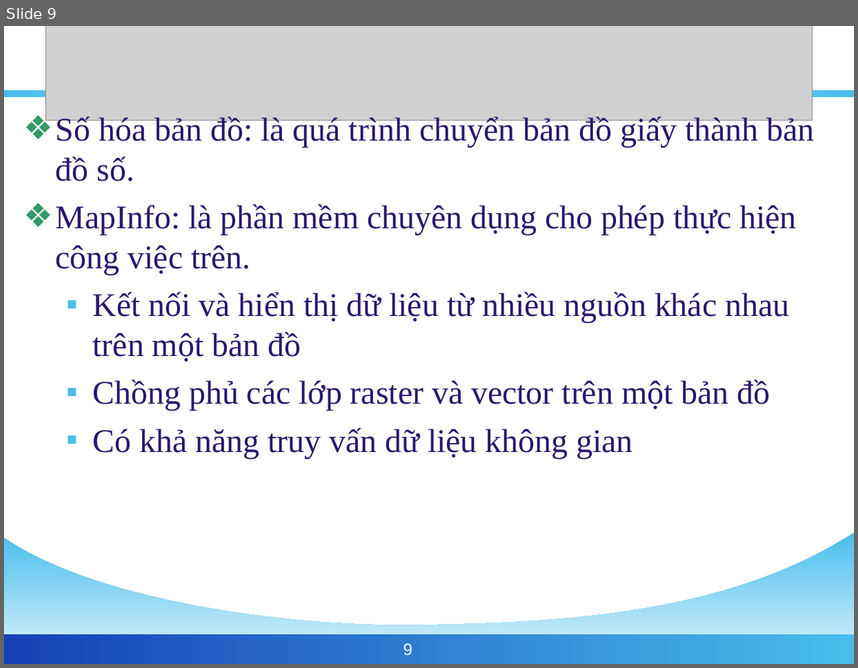
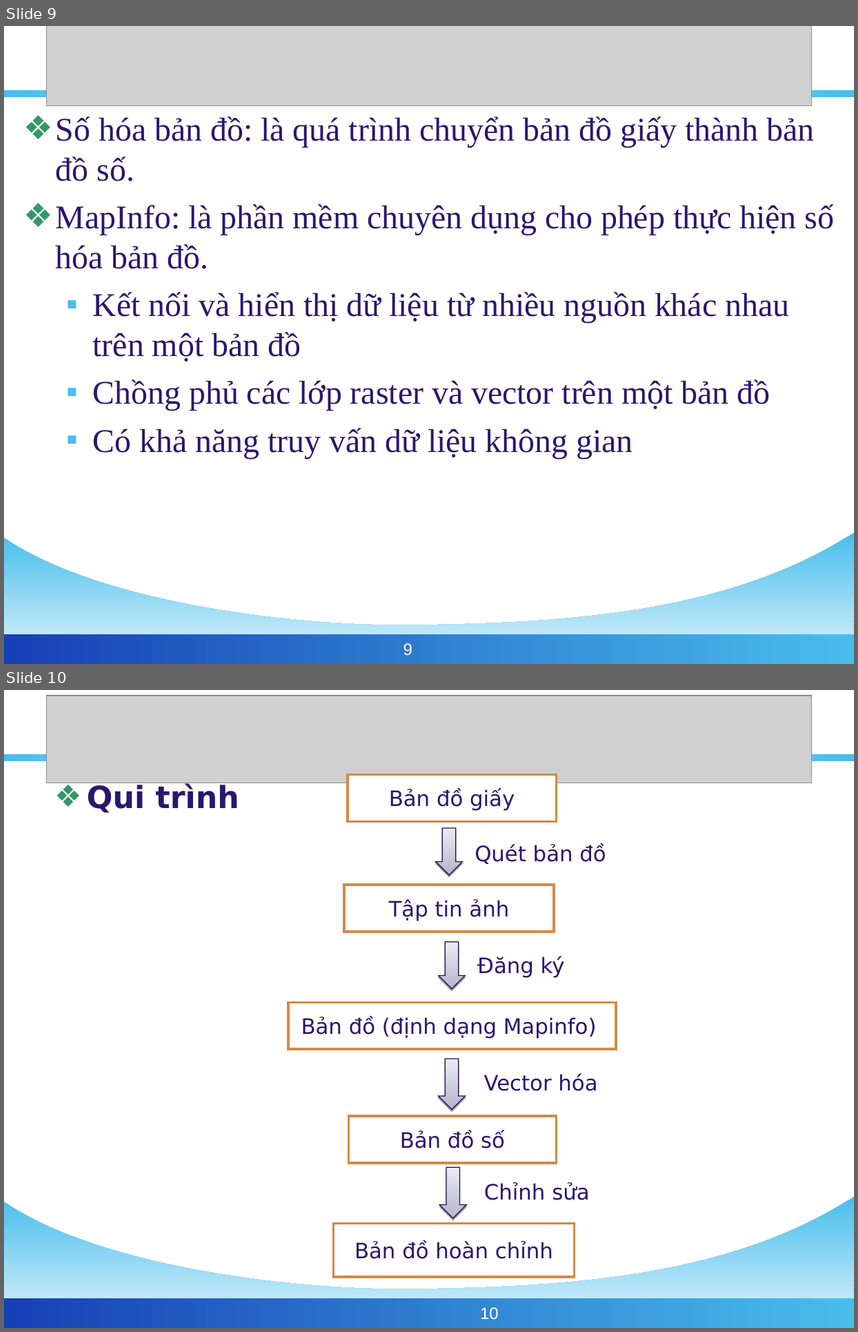
Before and after one commit to phamngsinh/cantho-webgis, a slide deck: Document/Bao Cao/BaoCaoLuanVan2.ppt. Shown one above the other, each under a label of ours: slide 9 before the commit, slides 9 and 10 after it. The pictures are 858x668 and 858x1332 pixels, drawn with LibreOffice and Linux fonts; fonts in the diff are those of the drawing; grey boxes stand for pictures; background and template pictures are left out. Boxes give left, top, right and bottom in pixels: in the first picture for what was removed or moved away, otherwise in the second. Text is boxed around its words. In the diff, an @@ line names an element or a change of style, - is before the commit and + after.

```diff
--- a/Document/Bao Cao/BaoCaoLuanVan2.ppt
+++ b/Document/Bao Cao/BaoCaoLuanVan2.ppt
@@ slide 10 added at <box>4,690,854,1328</box>, background #FFFFFF; not listed: 3 template elements that a slide beside it also shows @@
@@ picture added at <box>47,696,811,784</box> @@
@@ text added at <box>87,783,239,813</box>, 25.9 pt, text #2B166E, bold @@
+❖ Qui trình
@@ rectangle added at <box>348,774,556,821</box>, fill #FFFFFF, outline #D58945 2.01 pt, 18 pt, text #2B166E @@
+Bản đồ giấy
@@ down arrow added at <box>436,828,463,874</box>, fill gradient #B6B4CD to #ECEBF2, outline #210E5D 0.74 pt @@
@@ text added at <box>475,843,606,864</box>, 18 pt, text #2B166E @@
+Quét bản đồ
@@ rectangle added at <box>344,885,554,931</box>, fill #FFFFFF, outline #D58945 2.01 pt, 18 pt, text #2B166E @@
+Tập tin ảnh
@@ down arrow added at <box>439,942,465,988</box>, fill gradient #B6B4CD to #ECEBF2, outline #210E5D 0.74 pt @@
@@ text added at <box>477,956,565,978</box>, 18 pt, text #2B166E @@
+Đăng ký
@@ rectangle added at <box>289,1002,617,1049</box>, fill #FFFFFF, outline #D58945 2.01 pt, 18 pt, text #2B166E @@
+Bản đồ (định dạng Mapinfo)
@@ down arrow added at <box>439,1058,465,1109</box>, fill gradient #B6B4CD to #ECEBF2, outline #210E5D 0.74 pt @@
@@ text added at <box>484,1073,597,1091</box>, 18 pt, text #2B166E @@
+Vector hóa
@@ rectangle added at <box>349,1116,557,1163</box>, fill #FFFFFF, outline #D58945 2.01 pt, 18 pt, text #2B166E @@
+Bản đồ số
@@ down arrow added at <box>440,1167,466,1218</box>, fill gradient #B6B4CD to #ECEBF2, outline #210E5D 0.74 pt @@
@@ text added at <box>484,1182,589,1200</box>, 18 pt, text #2B166E @@
+Chỉnh sửa
@@ rectangle added at <box>334,1223,575,1276</box>, fill #FFFFFF, outline #D58945 2.01 pt, 18 pt, text #2B166E @@
+Bản đồ hoàn chỉnh
@@ page number added at <box>480,1307,499,1319</box>, 14 pt, text #FFFFFF @@
+10
@@ slide 9 changed as well @@
@@ picture: place and size @@
-picture at <box>45,26,811,121</box>
+picture at <box>47,26,811,106</box>
@@ text at <box>56,204,835,269</box>: text changed @@
-❖ MapInfo: là phần mềm chuyên dụng cho phép thực hiện công việc trên.
+❖ MapInfo: là phần mềm chuyên dụng cho phép thực hiện số hóa bản đồ.
```
Also in this commit, not shown: 26 other slides changed, 1 other slide added.
